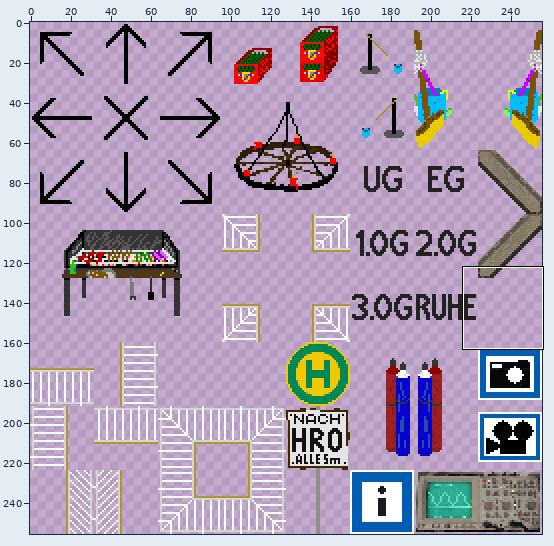
Sprite sheet, stored at Zapf_Uni_Greifswald/tilesets/tileset_Tristan.png. The first picture is a wide view before the edit; the outline marks the close-up.
Close-up. As it was:
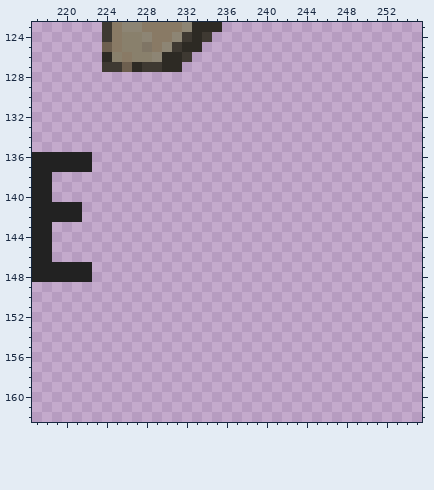
The file is 256x256 pixels. Colours within 5 levels of each other are drawn and written as one. Shown: x 217..255, y 123..162.
Once edited:
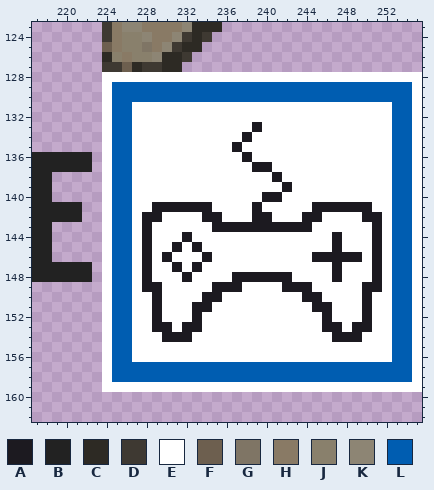
Palette (. is transparent): A #1c1a20  B #222222  C #2d2a24  D #3e3932  E #ffffff  F #6d5f4f  G #7f7565  H #897a65  J #89806c  K #8d8574  L #005db1
From old to new:
{"y":128,"x":224,"old":"................................","new":"EEEEEEEEEEEEEEEEEEEEEEEEEEEEEEEE"}
{"y":129,"x":224,"old":"................................","new":"ELLLLLLLLLLLLLLLLLLLLLLLLLLLLLLE"}
{"y":130,"x":224,"old":"................................","new":"ELLLLLLLLLLLLLLLLLLLLLLLLLLLLLLE"}
{"y":131,"x":224,"old":"................................","new":"ELLEEEEEEEEEEEEEEEEEEEEEEEEEELLE"}
{"y":132,"x":224,"old":"................................","new":"ELLEEEEEEEEEEEEEEEEEEEEEEEEEELLE"}
{"y":133,"x":224,"old":"................................","new":"ELLEEEEEEEEEEEEAEEEEEEEEEEEEELLE"}
{"y":134,"x":224,"old":"................................","new":"ELLEEEEEEEEEEEAEEEEEEEEEEEEEELLE"}
{"y":135,"x":224,"old":"................................","new":"ELLEEEEEEEEEEAEEEEEEEEEEEEEEELLE"}
{"y":136,"x":224,"old":"................................","new":"ELLEEEEEEEEEEEAEEEEEEEEEEEEEELLE"}
{"y":137,"x":224,"old":"................................","new":"ELLEEEEEEEEEEEEAAEEEEEEEEEEEELLE"}
{"y":138,"x":224,"old":"................................","new":"ELLEEEEEEEEEEEEEEAEEEEEEEEEEELLE"}
{"y":139,"x":224,"old":"................................","new":"ELLEEEEEEEEEEEEEEEAEEEEEEEEEELLE"}
{"y":140,"x":224,"old":"................................","new":"ELLEEEEEEEEEEEEEAAEEEEEEEEEEELLE"}
{"y":141,"x":224,"old":"................................","new":"ELLEEAAAAAAEEEEAEEEEEAAAAAAEELLE"}
{"y":142,"x":224,"old":"................................","new":"ELLEAAEEEEAAEEEAAEEEAAEEEEAAELLE"}
{"y":143,"x":224,"old":"................................","new":"ELLEAEEEEEEAAAAAAAAAAEEEEEEAELLE"}
{"y":144,"x":224,"old":"................................","new":"ELLEAEEEAEEEEEEEEEEEEEEAEEEAELLE"}
{"y":145,"x":224,"old":"................................","new":"ELLEAEEAEAEEEEEEEEEEEEEAEEEAELLE"}
{"y":146,"x":224,"old":"................................","new":"ELLEAEAEEEAEEEEEEEEEEAAAAAEAELLE"}
{"y":147,"x":224,"old":"................................","new":"ELLEAEEAEAEEEEEEEEEEEEEAEEEAELLE"}
{"y":148,"x":224,"old":"................................","new":"ELLEAEEEAEEEEAAAAAAEEEEAEEEAELLE"}
{"y":149,"x":224,"old":"................................","new":"ELLEAAEEEEEAAAEEEEAAAEEEEEAAELLE"}
{"y":150,"x":224,"old":"................................","new":"ELLEEAEEEEAAEEEEEEEEAAEEEEAEELLE"}
{"y":151,"x":224,"old":"................................","new":"ELLEEAEEEAAEEEEEEEEEEAAEEEAEELLE"}
{"y":152,"x":224,"old":"................................","new":"ELLEEAEEEAEEEEEEEEEEEEAEEEAEELLE"}
{"y":153,"x":224,"old":"................................","new":"ELLEEAAEAAEEEEEEEEEEEEAAEAAEELLE"}
{"y":154,"x":224,"old":"................................","new":"ELLEEEAAAEEEEEEEEEEEEEEAAAEEELLE"}
{"y":155,"x":224,"old":"................................","new":"ELLEEEEEEEEEEEEEEEEEEEEEEEEEELLE"}
{"y":156,"x":224,"old":"................................","new":"ELLEEEEEEEEEEEEEEEEEEEEEEEEEELLE"}
{"y":157,"x":224,"old":"................................","new":"ELLLLLLLLLLLLLLLLLLLLLLLLLLLLLLE"}
{"y":158,"x":224,"old":"................................","new":"ELLLLLLLLLLLLLLLLLLLLLLLLLLLLLLE"}
{"y":159,"x":224,"old":"................................","new":"EEEEEEEEEEEEEEEEEEEEEEEEEEEEEEEE"}
{"label":"added","picture_box":[102,72,422,392]}
